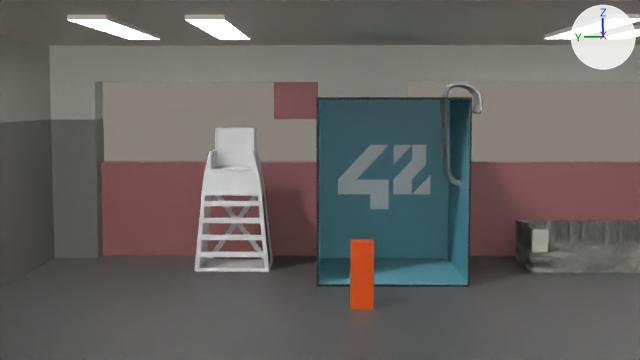
The Blender file welcome to piscine #14/welcome 14.blend as it was, and as the next commit left it.
Rendered twice from the file's camera 'Camera'. Arrows for +X, +Y and +Z are at upper right; the lights stay in place.

In view in the first picture: 'Cube.008', 'Cube.009', 'lobby', 'pessoa', 'piscine42', 'tampa'.
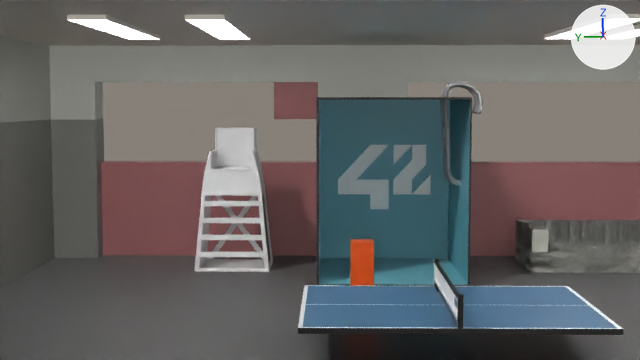
Location of each change, [x1, y1, x2, y2] in pixels of the pictures (640 x 360 px):
'Cube.010', added (blue)
    after: [298, 259, 623, 335]
    faces in mat_material_016 (blue #406c8e): [303, 286, 617, 328]
    faces in mat_material_015 (black #040404): [298, 259, 623, 335]
    faces in mat_material_017 (white #f0f0f0): [298, 259, 623, 329]

The change, as a diff of the scene's bpy script:
```diff
--- a/welcome to piscine #14/welcome 14.blend.py
+++ b/welcome to piscine #14/welcome 14.blend.py
@@ mat_material_016 @@
+mat_material_016 = principled_material('Material.016')
+mat_material_016.base_color = (0.0513, 0.15, 0.27)  # blue #406c8e
@@ mat_material_017 @@
+mat_material_017 = principled_material('Material.017')
+mat_material_017.base_color = (0.871, 0.871, 0.871)  # white #f0f0f0
@@ mat_material_015 @@
+mat_material_015 = principled_material('Material.015')
+mat_material_015.base_color = (0.00124, 0.00124, 0.00124)  # black #040404
@@ me_cube_011 @@
+me_cube_011.from_pydata(...)  # 2148 vertices, 2240 faces; spans x -1.0..1.0, y -1.0..1.0, z -1.0..12.23
+# faces by material slot: [832, 672, 736]
+me_cube_011.materials.append(mat_material_015)  # black #040404
+me_cube_011.materials.append(mat_material_016)  # blue #406c8e
+me_cube_011.materials.append(mat_material_017)  # white #f0f0f0
@@ ob_cube_010 @@
+ob_cube_010 = bpy.data.objects.new('Cube.010', me_cube_011)
+ob_cube_010.location = (29.21, 11.36, 1.07)
+ob_cube_010.scale = (2.05, 3.21, 0.0596)
```
